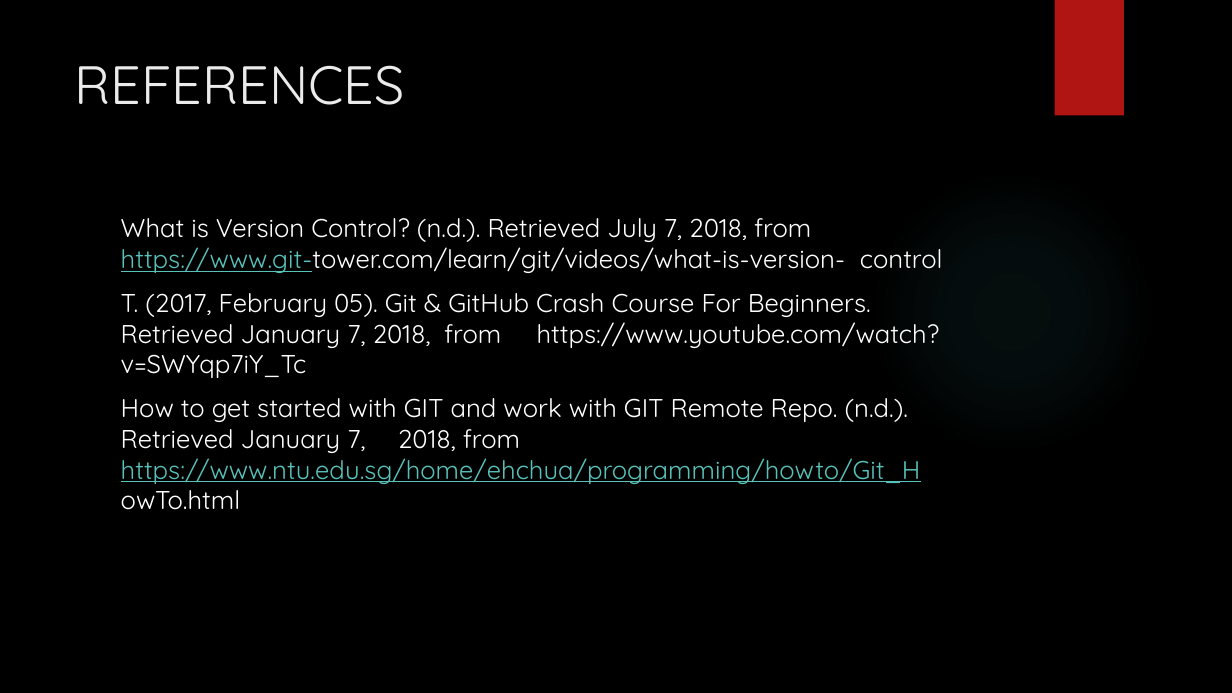
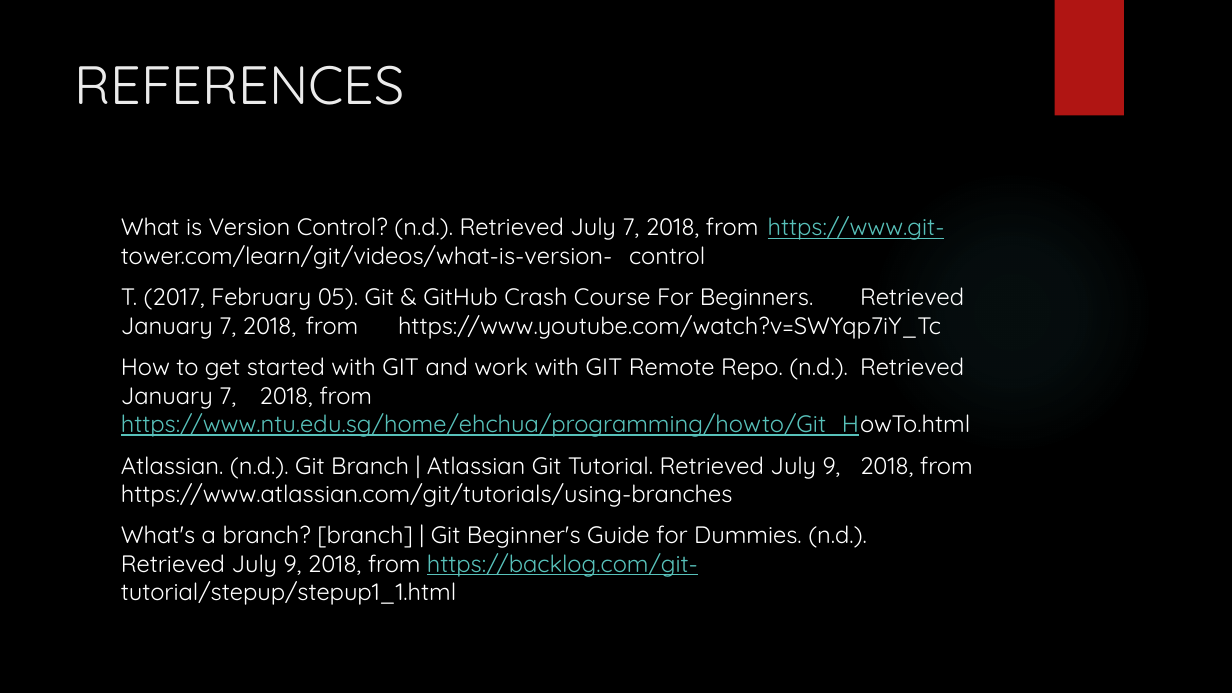
Before and after one commit to vmmunoz4/CS319-FinalProject, a slide deck: slide 17 of Git_Presentation.pptx (slide 14 before the commit). Drawn at 1232x693 pixels with LibreOffice and Linux fonts; fonts in the diff are those of the drawing; background and template pictures are left out. Boxes give left, top, right and bottom in pixels: in the first picture for what was removed or moved away, otherwise in the second. Text is boxed around its words. In the diff, an @@ line names an element or a change of style, - is before the commit and + after.

Commit message:
added slides on branching.  Corrected format and did spell check

```diff
--- a/Git_Presentation.pptx
+++ b/Git_Presentation.pptx
@@ text at (x1=121, y1=216, x2=970, y2=437): size 20 to 18.5 pt in "What is Version Control? (n.d.). Retrieved July ...", "T. (2017, February 05). Git & GitHub ...", "How to get started with GIT and ..." @@
@@ text at (x1=121, y1=456, x2=973, y2=605): paragraphs added @@
+Atlassian. (n.d.). Git Branch | Atlassian Git Tutorial. Retrieved July 9, 2018, from https://www.atlassian.com/git/tutorials/using-branches
+What's a branch? [branch] | Git Beginner's Guide for Dummies. (n.d.). Retrieved July 9, 2018, from https://backlog.com/git- tutorial/stepup/stepup1_1.html
```
Also in this commit, not shown: 8 other slides changed, 3 slides added, 2 other files.
